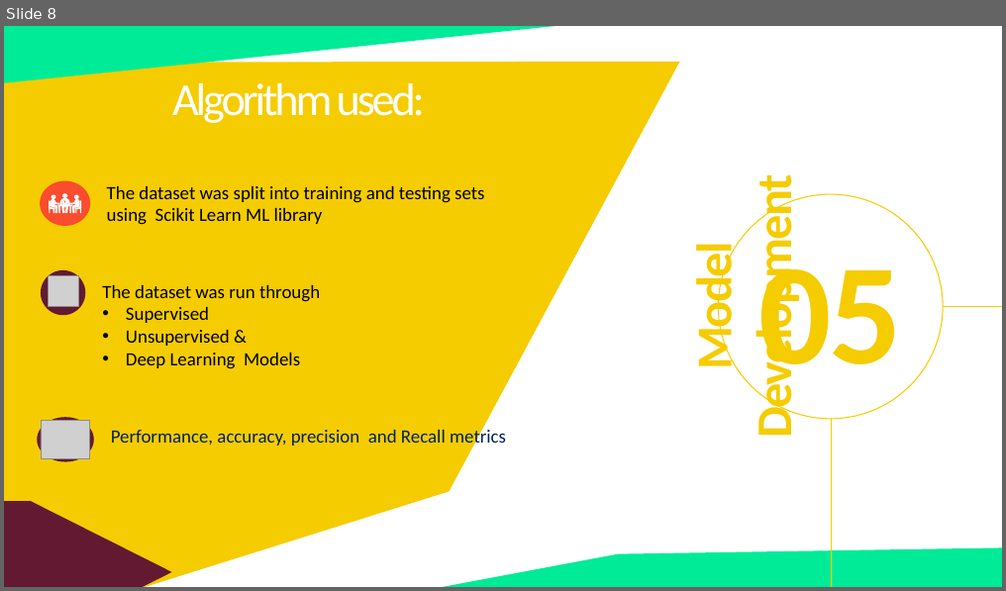
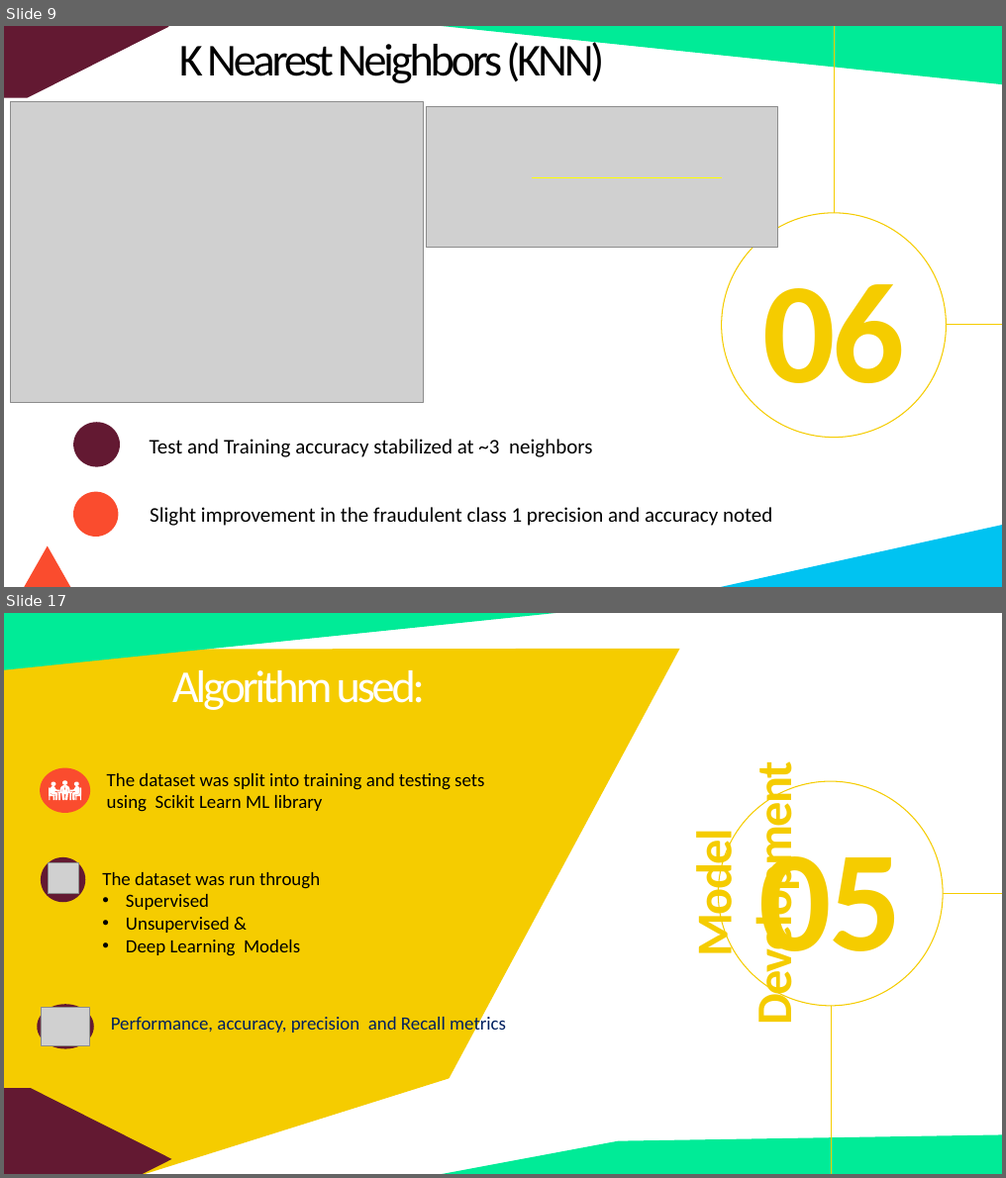
Before and after one commit to fbrowther/Detecting-Fraudulent-Credit-Card-Transactions-Using-Machine-Learning, a slide deck: CreditCardTransactions-Project4Group4.pptx. Shown one above the other, each under a label of ours: slide 8 before the commit, slides 9 and 17 after it; the slides between them are not shown. The pictures are 1006x591 and 1006x1178 pixels, drawn with LibreOffice and Linux fonts; fonts in the diff are those of the drawing; grey boxes stand for pictures. Boxes give left, top, right and bottom in pixels: in the first picture for what was removed or moved away, otherwise in the second. Text is boxed around its words. In the diff, an @@ line names an element or a change of style, - is before the commit and + after.

Commit message:
ppt and images

```diff
--- a/CreditCardTransactions-Project4Group4.pptx
+++ b/CreditCardTransactions-Project4Group4.pptx
@@ slide 9 added at box(4, 26, 1002, 587), background #FFFFFF @@
@@ pentagon arrow added at box(4, 26, 168, 98), fill #631932 @@
@@ text added at box(179, 38, 604, 83), 44 pt, text #000000 @@
+K Nearest Neighbors (KNN)
@@ right triangle added at box(442, 26, 1002, 84), fill #00EB97 @@
@@ line added from (835, 26) to (835, 213), #F5CC00 0.5 pt @@
@@ picture added at box(11, 101, 423, 402) @@
@@ picture added at box(426, 107, 778, 248) @@
@@ line added from (532, 178) to (722, 178), #FFFF00 0.5 pt @@
@@ ellipse added at box(722, 213, 946, 438), outline #F5CC00 1 pt @@
@@ text added at box(762, 284, 905, 416), 138 pt, text #F5CC00, bold @@
+06
@@ line added from (1002, 325) to (946, 325), #F5CC00 0.5 pt @@
@@ ellipse added at box(73, 422, 120, 467), fill #631932 @@
@@ text added at box(150, 439, 593, 458), 20 pt, text #000000 @@
+Test and Training accuracy stabilized at ~3 neighbors
@@ ellipse added at box(73, 492, 119, 537), fill #FA4C2E @@
@@ text added at box(150, 507, 772, 526), 20 pt, text #000000 @@
+Slight improvement in the fraudulent class 1 precision and accuracy noted
@@ right triangle added at box(721, 525, 1002, 587), fill #00C3F1 @@
@@ diamond added at box(4, 547, 162, 587), fill #FA4C2E @@
@@ what was slide 8 is now slide 17 @@
```
Also in this commit, not shown: 2 slides changed, 18 other slides added, 39 other files.
